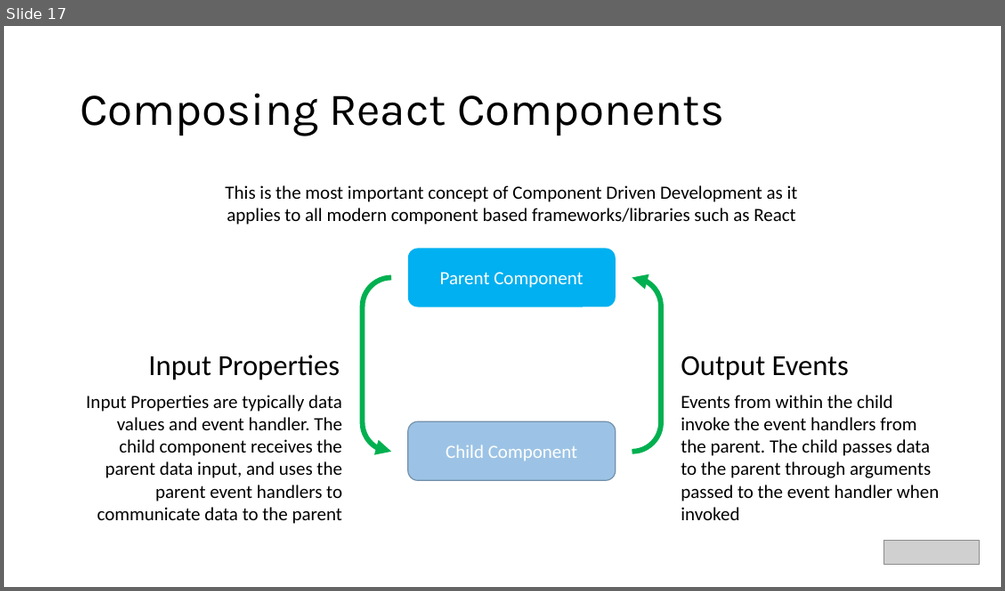
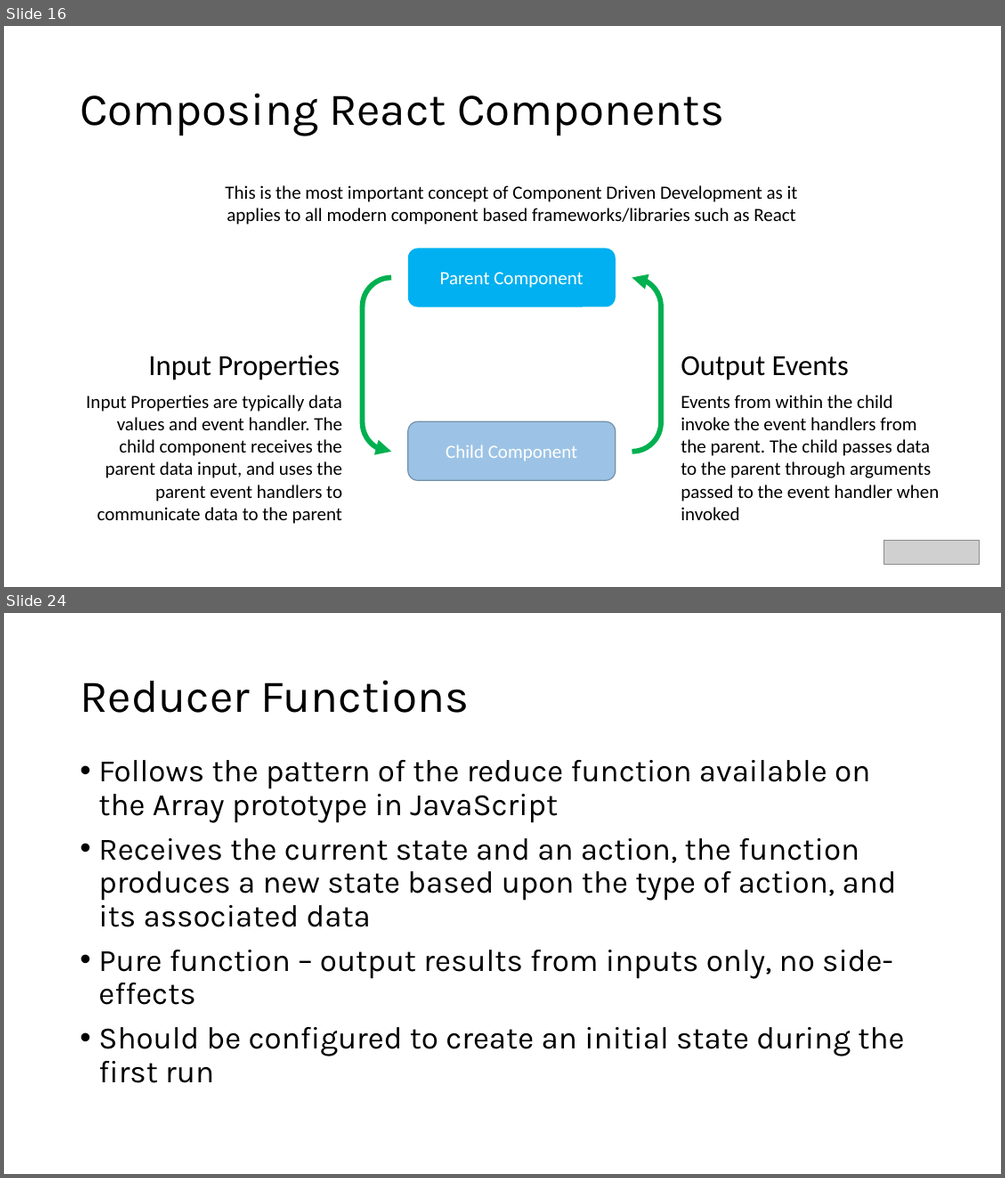
Before and after one commit to warpyu/TechnicalCommunityContent, a slide deck: Web Frameworks/React/Session 1 - Introduction and Slides/Introduction to React.pptx. Shown one above the other, each under a label of ours: slide 17 before the commit, slides 16 and 24 after it; the slides between them are not shown. The pictures are 1005x591 and 1005x1178 pixels, drawn with LibreOffice and Linux fonts; fonts in the diff are those of the drawing; grey boxes stand for pictures. Boxes give left, top, right and bottom in pixels: in the first picture for what was removed or moved away, otherwise in the second. Text is boxed around its words. In the diff, an @@ line names an element or a change of style, - is before the commit and + after.

```diff
--- a/Web Frameworks/React/Session 1 - Introduction and Slides/Introduction to React.pptx
+++ b/Web Frameworks/React/Session 1 - Introduction and Slides/Introduction to React.pptx
@@ slide 24 added at (4,613,1001,1174), background #FFFFFF @@
@@ title added at (80,680,469,713), 44 pt, text #000000 @@
+Reducer Functions
@@ text added at (98,760,904,1083), 30 pt, text #000000 @@
+• Follows the pattern of the reduce function available on the Array prototype in JavaScript
+• Receives the current state and an action, the function produces a new state based upon the type of action, and its associated data
+• Pure function – output results from inputs only, no side-effects
+• Should be configured to create an initial state during the first run
@@ what was slide 17 is now slide 16 @@
```
Also in this commit, not shown: 2 slides changed, 15 other slides added, 2 slides removed.
